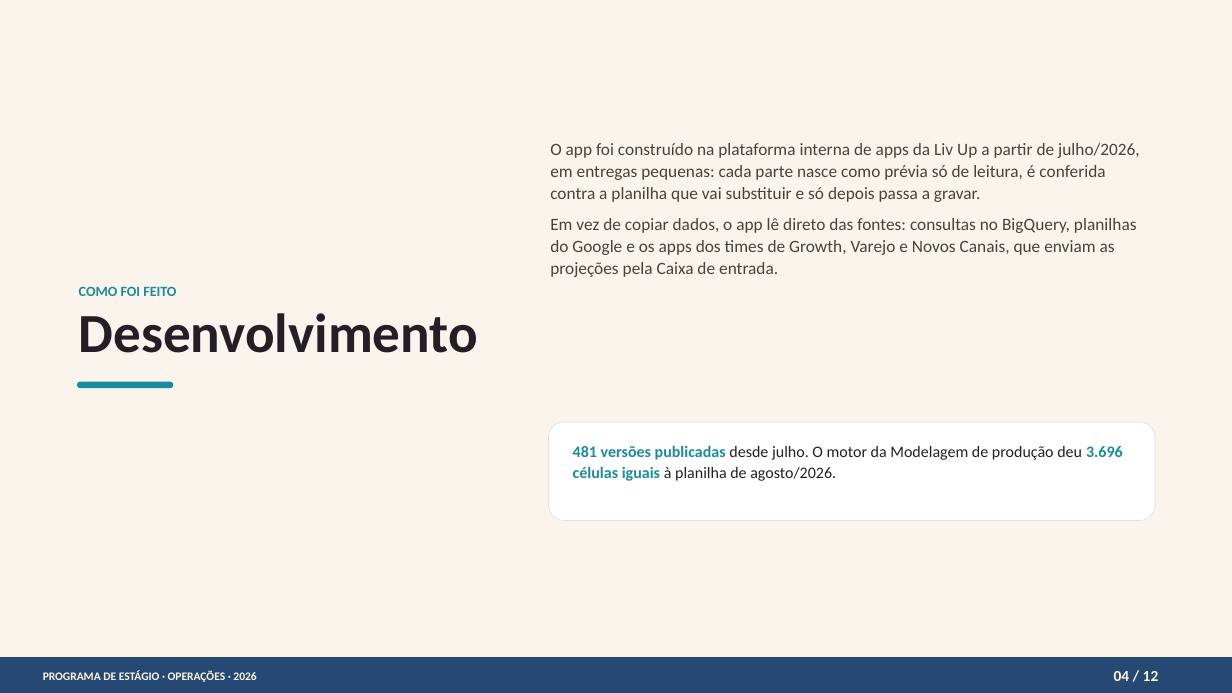
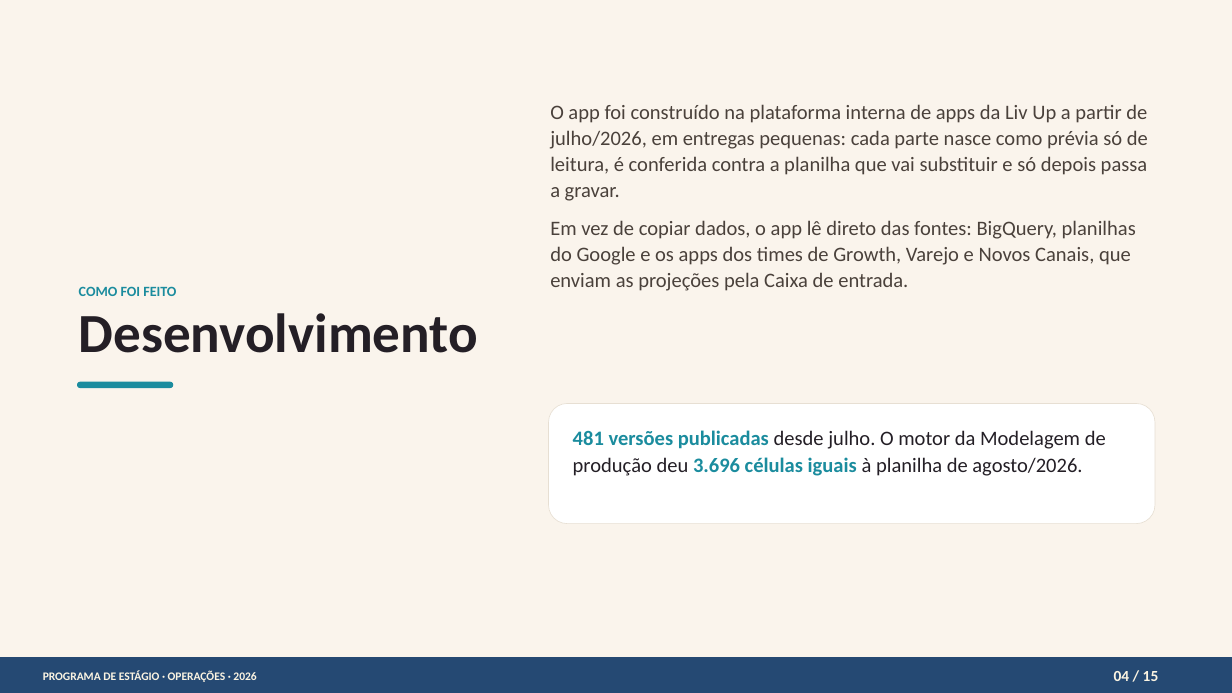
Before and after one commit to victortamay-hash/testeOSNI, a slide deck: slide 4 of Programa_Estagio_VictorEhitiItimuraTamay.pptx. Drawn at 1232x693 pixels with LibreOffice and Linux fonts; fonts in the diff are those of the drawing. Boxes give left, top, right and bottom in pixels: in the first picture for what was removed or moved away, otherwise in the second. Text is boxed around its words. In the diff, an @@ line names an element or a change of style, - is before the commit and + after.

```diff
--- a/Programa_Estagio_VictorEhitiItimuraTamay.pptx
+++ b/Programa_Estagio_VictorEhitiItimuraTamay.pptx
@@ text "O app foi construído na ...": place and size @@
-text "O app foi construído na ..." at [550, 143, 1140, 277]
+text "O app foi construído na ..." at [550, 104, 1148, 291]
@@ text at [550, 104, 1148, 201]: size 20.2 to 24 pt in "O app foi construído na plataforma interna ..." @@
@@ text at [550, 220, 1136, 291]: text changed; size 20.2 to 24 pt @@
-Em vez de copiar dados, o app lê direto das fontes: consultas no BigQuery, planilhas do Google e os apps dos times de Growth, Varejo e Novos Canais, que enviam as projeções pela Caixa de entrada.
+Em vez de copiar dados, o app lê direto das fontes: BigQuery, planilhas do Google e os apps dos times de Growth, Varejo e Novos Canais, que enviam as projeções pela Caixa de entrada.
@@ rounded rectangle: place and size @@
-rounded rectangle at [548, 422, 1155, 521]
+rounded rectangle at [548, 403, 1155, 524]
@@ text "481 versões publicadas desde julho. ...": place and size @@
-text "481 versões publicadas desde julho. ..." at [573, 445, 1123, 481]
+text "481 versões publicadas desde julho. ..." at [573, 430, 1106, 476]
@@ text "481 versões publicadas desde julho. ..." at [573, 430, 1106, 476]: size 18.8 to 24 pt @@
@@ text at [1114, 671, 1159, 681]: text changed @@
-04 / 12
+04 / 15
```
Also in this commit, not shown: 10 other slides changed, 3 slides added.
